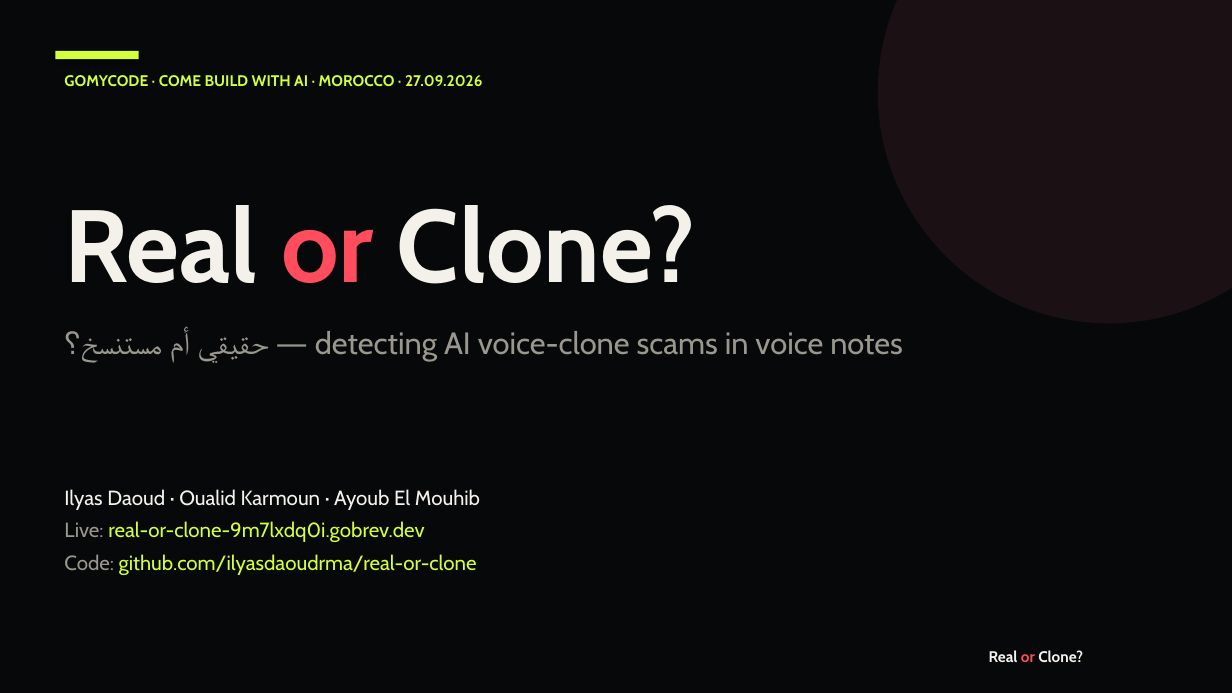
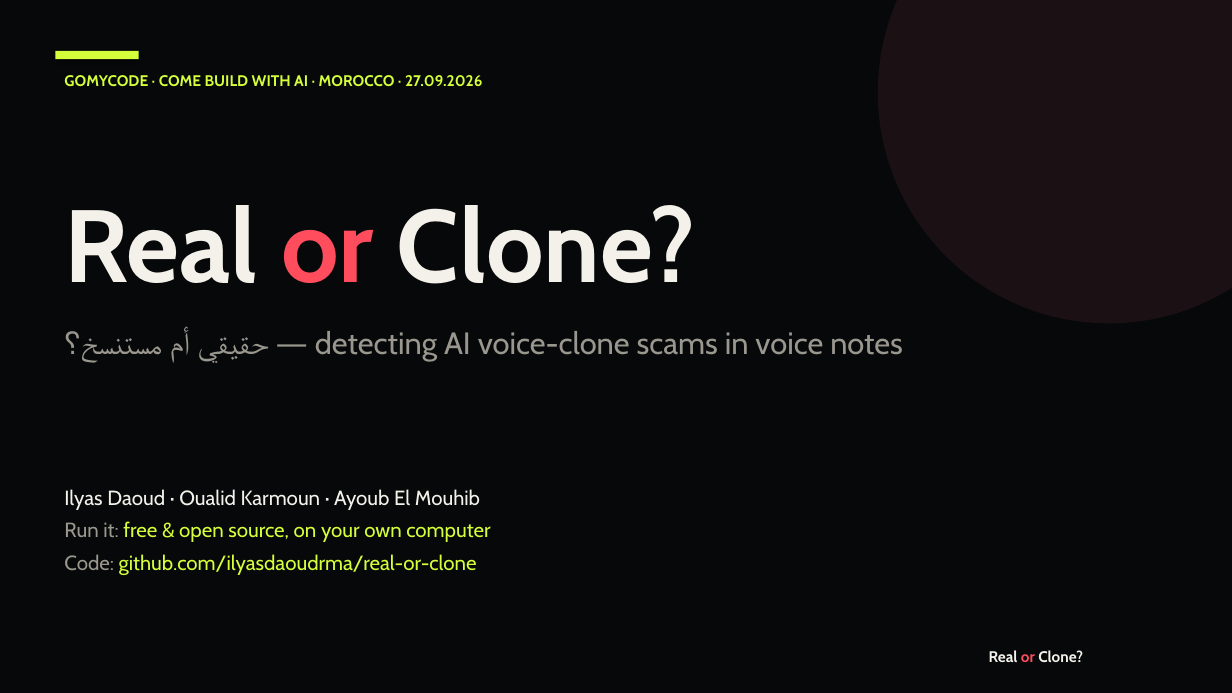
Before and after one commit to ilyasdaoudrma/real-or-clone, a slide deck: slide 1 of docs/Real-or-Clone.pptx. Drawn at 1232x693 pixels with LibreOffice and Linux fonts; fonts in the diff are those of the drawing. Boxes give left, top, right and bottom in pixels: in the first picture for what was removed or moved away, otherwise in the second. Text is boxed around its words. In the diff, an @@ line names an element or a change of style, - is before the commit and + after.

```diff
--- a/docs/Real-or-Clone.pptx
+++ b/docs/Real-or-Clone.pptx
@@ text at [64, 521, 490, 542]: text changed @@
-Live: real-or-clone-9m7lxdq0i.gobrev.dev
+Run it: free & open source, on your own computer
```
Also in this commit, not shown: 3 other slides changed, 13 other files.
